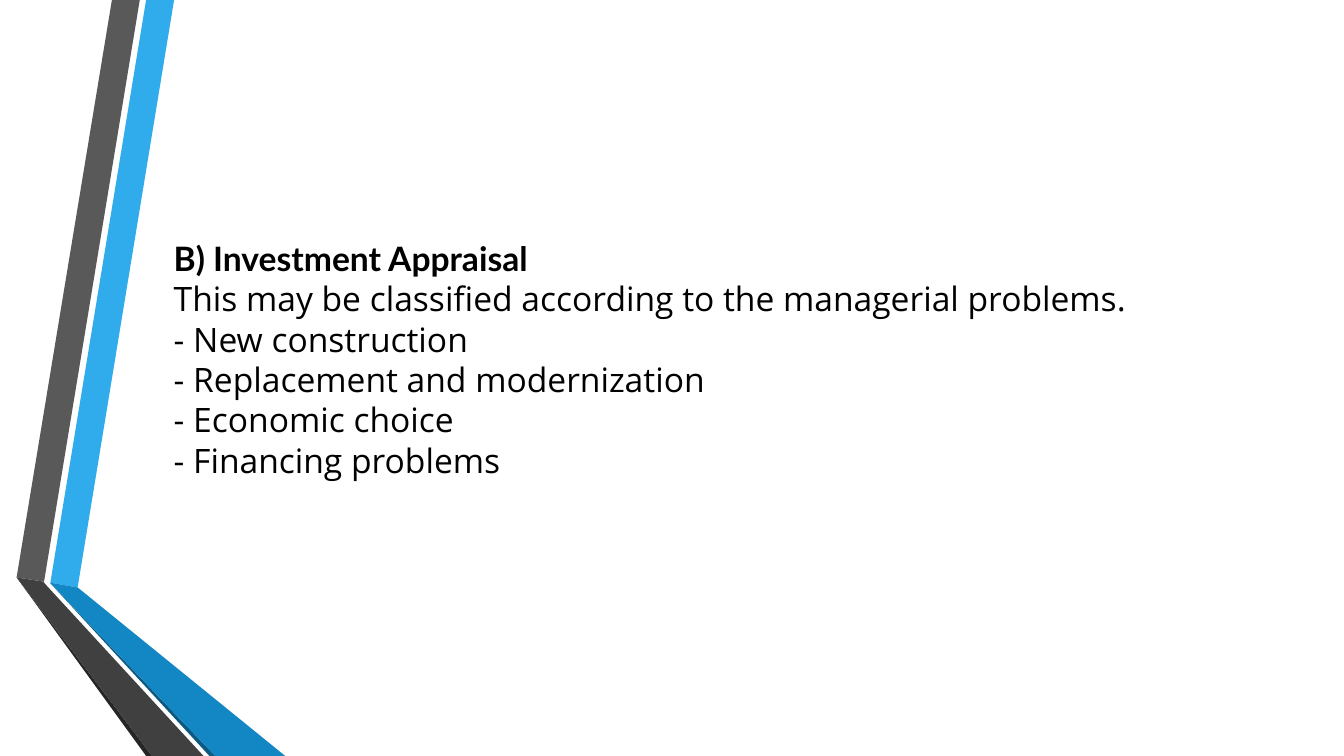
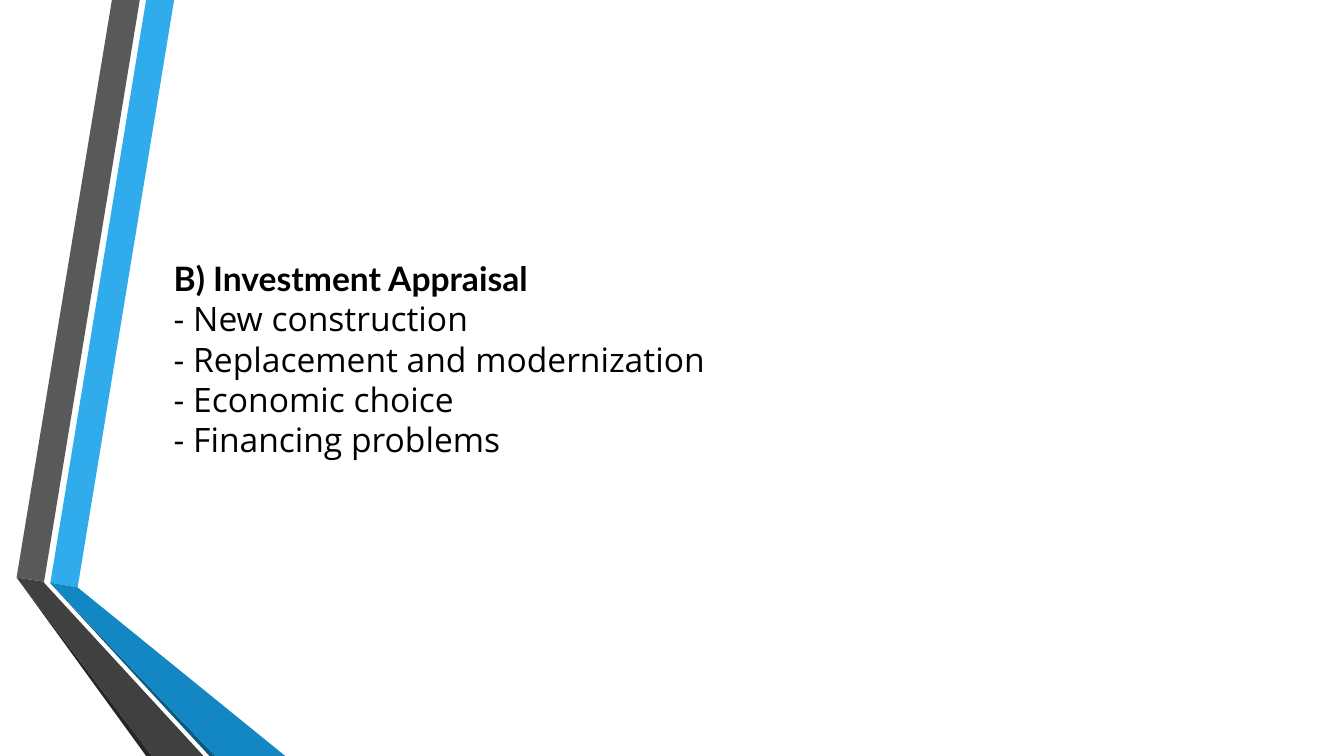
Before and after one commit to aryansinghdhiman2/stuff, a slide deck: slide 10 of Extras/Economics of Project Management.pptx. Drawn at 1344x756 pixels with LibreOffice and Linux fonts; fonts in the diff are those of the drawing; background and template pictures are left out. Boxes give left, top, right and bottom in pixels: in the first picture for what was removed or moved away, otherwise in the second. Text is boxed around its words. In the diff, an @@ line names an element or a change of style, - is before the commit and + after.

```diff
--- a/Extras/Economics of Project Management.pptx
+++ b/Extras/Economics of Project Management.pptx
@@ text at (174,285,1126,319): paragraph removed @@
-This may be classified according to the managerial problems.
```
Also in this commit, not shown: 3 other files.
